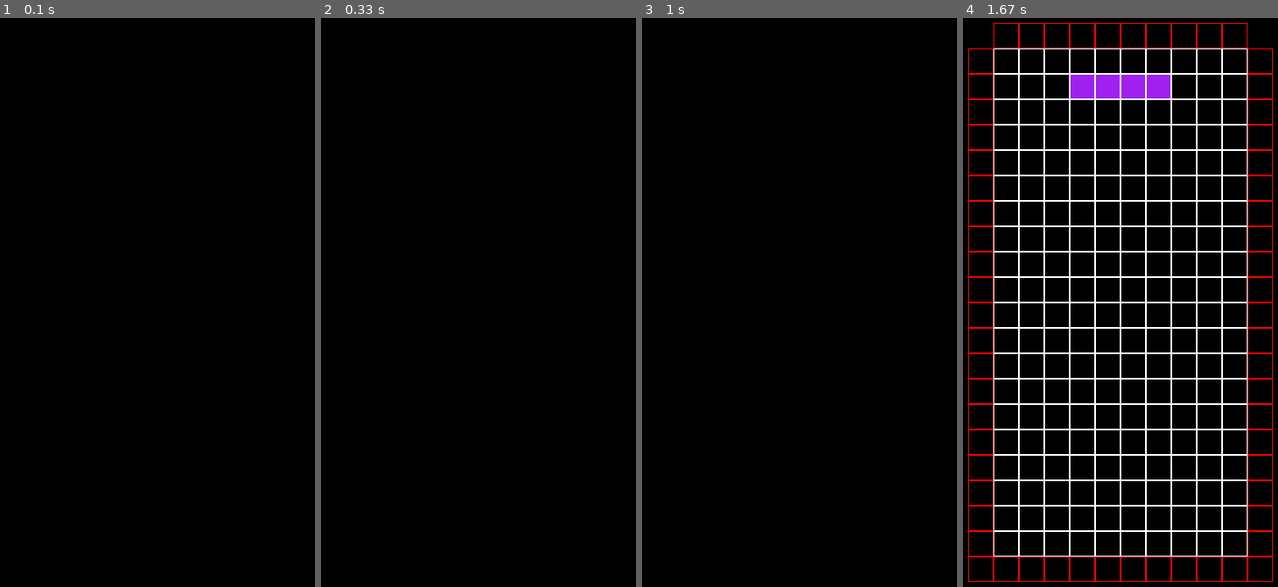
Above: before the commit, frames 1-4 (left to right).
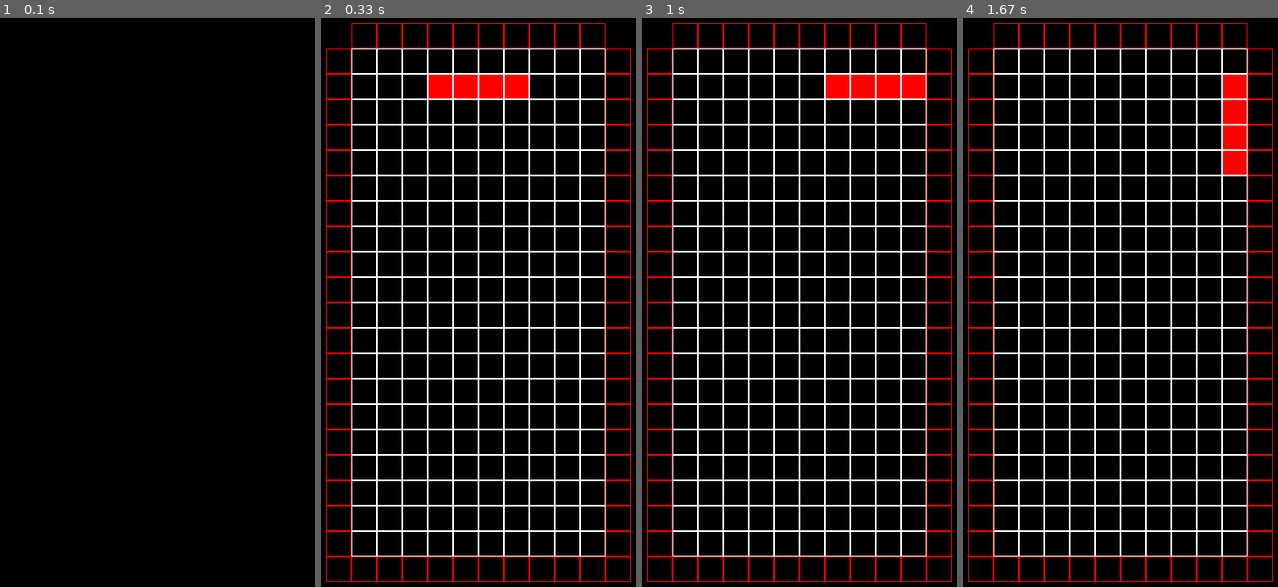
Above: after the commit, the same moments.

Repository: Kirill-Lekhov/tetris
Game: pygame game, started from Game.py
Same seed, same stepped clock (60 frames per second), same inputs: the game is played once before the commit and once after it.
Inputs:
- Up to frame 1 (0.1 s): no input
- Up to frame 2 (0.33 s): no input
- Up to frame 3 (1 s): hold Right 0.33-0.8 s; hold Up from 0.83 s (still down)
- Up to frame 4 (1.67 s): release Up at 1.13 s; hold Right 1.17-1.63 s

Frame 1 is identical in both runs. In frame 2, 13% of the frame differs, in the area x 1-99%, y 0-100%; in frame 3, 13%; in frame 4, 2.5%.

Commit message:
Added Pixels. Reworked the mechanics. Added interaction with shapes. The main frame is finished

Diff:
--- a/Game.py
+++ b/Game.py
@@ -1,6 +1,7 @@
 import pygame
 from random import choice
 import time
+import timeit
 
 
 running = True
@@ -10,17 +11,24 @@
 screen = pygame.display.set_mode(size)
 clock = pygame.time.Clock()
 
-TYPES = ['I', 'J', 'L', 'O', 'S', 'T', 'Z']
 COLORS = ['purple', 'red', 'green', 'blue', 'yellow']
-PIXELS = []
-STANDARD_ROTATE_J = [[[0, 4], [0, 5], [1, 4], [2, 4]], [[0, 3], [0, 4], [0, 5], [1, 5]],
-                     [[0, 5], [1, 5], [2, 5], [2, 4]], [[0, 3], [1, 3], [1, 4], [1, 5]]]
-STANDARD_ROTATE_L = [[[0, 4], [0, 5], [1, 5], [1, 6]], [[1, 3], [0, 3], [0, 4], [0, 5]],
-                     [[0, 4], [1, 4], [2, 4], [2, 5]], [[1, 3], [1, 4], [1, 5], [0, 5]]]
-STANDARD_ROTATE_S = [[[1, 3], [1, 4], [0, 4], [0, 5]], [[0, 4], [1, 4], [1, 5], [2, 5]]]
-STANDARD_ROTATE_T = [[[1, 3], [1, 4], [1, 5], [0, 4]], [[0, 4], [1, 4], [2, 4], [1, 5]],
-                     [[0, 3], [0, 4], [0, 5], [1, 4]], [[0, 5], [1, 5], [2, 5], [1, 4]]]
-STANDARD_ROTATE_Z = [[[0, 3], [0, 4], [1, 4], [1, 5]], [[0, 5], [1, 5], [1, 4], [2, 4]]]
+SHAPE = ['J', 'L', 'S', 'T', 'Z', 'I', 'O']
+TYPES = {'J': [[[0, 5], [1, 5], [2, 5], [2, 4]], [[0, 3], [1, 3], [1, 4], [1, 5]],
+               [[2, 4], [1, 4], [0, 4], [0, 5]], [[0, 3], [0, 4], [0, 5], [1, 5]]],
+         'L': [[[0, 4], [1, 4], [2, 4], [2, 5]], [[1, 3], [0, 3], [0, 4], [0, 5]],
+               [[0, 4], [0, 5], [1, 5], [2, 5]], [[1, 3], [1, 4], [1, 5], [0, 5]]],
+         'S': [[[1, 3], [1, 4], [0, 4], [0, 5]], [[0, 4], [1, 4], [1, 5], [2, 5]]],
+         'T': [[[1, 3], [1, 4], [1, 5], [0, 4]], [[0, 4], [1, 4], [2, 4], [1, 5]],
+               [[0, 3], [0, 4], [0, 5], [1, 4]], [[0, 5], [1, 5], [2, 5], [1, 4]]],
+         'Z': [[[0, 3], [0, 4], [1, 4], [1, 5]], [[0, 5], [1, 5], [1, 4], [2, 4]]],
+         'I': [[[0, 3], [0, 4], [0, 5], [0, 6]]],
+         'O': [[[0, 4], [0, 5], [1, 5], [1, 4]]]}
+
+
+def extreme_point(lists, direction):
+    ys = set(i[0][1] for i in lists)
+    dots = [(i, [k[0][0] for k in lists if k[0][1] == i]) for i in ys]
+    return [[i[0], max(i[1])] for i in dots] if direction == 1 else [[i[0], min(i[1])] for i in dots]
 
 
 class GUI:
@@ -128,111 +136,361 @@
 
 class Pixel:
     def __init__(self, coord, color):
-        self.coord = coord
+        self.x = coord[1]
+        self.y = coord[0]
         self.color = color
 
     def get_info(self):
-        return self.coord, self.color
-
-
-class Shape():
+        return (self.x, self.y), self.color
+
+    def move(self, new_coord):
+        self.x = new_coord[0]
+        self.y = new_coord[1]
+
+
+class Shapes:
     def __init__(self, typ):
+        self.move = True
+        self.color = choice(COLORS)
         self.typ = typ
-        self.color = pygame.Color(choice(COLORS))
-        self.move = True
-        if self.typ == 'O':
-            self.coords = [[0, 4], [0, 5], [1, 5], [1, 4]]
-        elif self.typ == 'I':
-            self.coords = [[0, 3], [0, 4], [0, 5], [0, 6]]
-        elif self.typ == 'J':
-            self.coords = choice(STANDARD_ROTATE_J)
-        elif self.typ == 'L':
-            self.coords = choice(STANDARD_ROTATE_L)
-        elif self.typ == 'S':
-            self.coords = choice(STANDARD_ROTATE_S)
-        elif self.typ == 'T':
-            self.coords = choice(STANDARD_ROTATE_T)
-        elif self.typ == 'Z':
-            self.coords = choice(STANDARD_ROTATE_Z)
-
-    def get_info(self):
-        return self.coords, self.color, self.move
-
-    def update_shape(self, board, direction=0):
-        new_coords, move = [], True
-        for i in self.coords:
-            if [i[0] + 1, i[1]] not in self.coords:
-                if board[i[0] + 1][i[1]][0] == 1:
-                    move = False
+        self.status = choice(TYPES[self.typ])
+        self.position = TYPES[self.typ].index(self.status)
+        self.pixels = [Pixel(i, self.color) for i in self.status]
+
+    def update(self, board):
+        if self.move:
+            for i in self.pixels:
+                x, y = i.get_info()[0]
+                if board[y + 1][x][0] == 1:
                     self.move = False
                     break
-        if move:
-            for i in self.coords:
-                new_coords.append([i[0] + 1, i[1]])
-            self.coords = [i[:] for i in new_coords]
-
-    def destroy(self):
-        global PIXELS
-
-        for i in self.coords:
-            PIXELS.append((i, self.color))
+
+        if self.move:
+            for i in self.pixels:
+                x, y = i.get_info()[0]
+                i.move((x, y + 1))
+
+        return not self.move
+
+    def move_sides(self, board, direction=0):
+        left_f = direction == -1
+        right_f = direction == 1
+
+        if direction == 1:
+            extreme_dot = extreme_point([i.get_info() for i in self.pixels], direction)
+            for i in extreme_dot:
+                if i[1] + 1 >= len(board[0]):
+                    right_f = False
+                    break
+                if board[i[0]][i[1] + 1][0] == 1:
+                    right_f = False
+
+        elif direction == -1:
+            extreme_dot = extreme_point([i.get_info() for i in self.pixels], direction)
+            for i in extreme_dot:
+                if i[1] - 1 < 0:
+                    left_f = False
+                    break
+                if board[i[0]][i[1] - 1][0] == 1:
+                    left_f = False
+
+        if right_f:
+            for i in self.pixels:
+                x, y = i.get_info()[0]
+                i.move((x + 1, y))
+
+        if left_f:
+            for i in self.pixels:
+                x, y = i.get_info()[0]
+                i.move((x - 1, y))
+
+    def rotate(self, board):
+        if not self.move:
+            return
+        if self.typ == 'O':
+            return
+        elif self.typ == 'Z':
+            center = self.pixels[2].get_info()[0]
+            try:
+                if center[0] - 1 < 0: raise IndexError
+                if self.position == 0:
+                    if board[center[1] - 1][center[0] + 1][0] == 0 and board[center[1] - 1][center[0]][0] == 0:
+                        self.pixels[0].move((center[0], center[1] + 1))
+                        self.pixels[1].move((center[0] + 1, center[1] - 1))
+                        self.pixels = [self.pixels[1], self.pixels[3], self.pixels[2], self.pixels[0]]
+                        self.position = 1
+
+                elif self.position == 1:
+                    if board[center[1] - 1][center[0] - 1][0] == 0 and board[center[1] - 1][center[0]][0] == 0:
+                        self.pixels[0].move((center[0], center[1] - 1))
+                        self.pixels[3].move((center[0] - 1, center[1] - 1))
+                        self.pixels = [self.pixels[3], self.pixels[0], self.pixels[2], self.pixels[1]]
+                        self.position = 0
+            except IndexError:
+                return
+        elif self.typ == 'S':
+            center = self.pixels[1].get_info()[0]
+            try:
+                if center[0] - 1 < 0: raise IndexError
+                if self.position == 0:
+                    if board[center[1] + 1][center[0] + 1][0] == 0 and board[center[1]][center[0] + 1][0] == 0:
+                        self.pixels[0].move((center[0] + 1, center[1] + 1))
+                        self.pixels[3].move((center[0] + 1, center[1]))
+                        self.pixels = [self.pixels[2], self.pixels[1], self.pixels[3], self.pixels[0]]
+                        self.position = 1
+
+                elif self.position == 1:
+                    if board[center[1] - 1][center[0] + 1][0] == 0 and board[center[1]][center[0] - 1][0] == 0:
+                        self.pixels[2].move((center[0] - 1, center[1]))
+                        self.pixels[3].move((center[0] + 1, center[1] - 1))
+                        self.pixels = [self.pixels[2], self.pixels[1], self.pixels[0], self.pixels[3]]
+                        self.position = 0
+            except IndexError:
+                return
+        elif self.typ == 'I':
+            try:
+                center = self.pixels[1].get_info()[0]
+                if center[0] - 1 < 0: raise IndexError
+                if self.position == 0:
+                    if board[center[1] - 1][center[0]][0] == 0 and board[center[1] + 1][center[0]][0] == 0 \
+                            and board[center[1] + 2][center[0]][0] == 0:
+                        self.pixels[0].move((center[0], center[1] - 1))
+                        self.pixels[2].move((center[0], center[1] + 1))
+                        self.pixels[3].move((center[0], center[1] + 2))
+                        self.position = 1
+                elif self.position == 1:
+                    if board[center[1]][center[0] - 1][0] == 0 and board[center[1]][center[0] + 1][0] == 0 \
+                            and board[center[1]][center[0] + 2][0] == 0:
+                        self.pixels[0].move((center[0] - 1, center[1]))
+                        self.pixels[2].move((center[0] + 1, center[1]))
+                        self.pixels[3].move((center[0] + 2, center[1]))
+                        self.position = 0
+            except IndexError:
+                return
+        elif self.typ == 'L':
+            try:
+                center = self.pixels[1 if self.position == 0 or self.position == 3 else 2].get_info()[0]
+                if center[0] - 1 < 0: raise IndexError
+                if self.position == 0:
+                    if board[center[1]][center[0] + 1][0] == 0 and board[center[1]][center[0] - 1][0] == 0 and \
+                            board[center[1] + 1][center[0] - 1][0] == 0:
+                        self.pixels[0].move((center[0] + 1, center[1]))
+                        self.pixels[2].move((center[0] - 1, center[1]))
+                        self.pixels[3].move((center[0] - 1, center[1] + 1))
+                        self.pixels = [self.pixels[3], self.pixels[2], self.pixels[1], self.pixels[0]]
+                        self.position = 1
+
+                elif self.position == 1:
+                    if board[center[1] - 1][center[0]][0] == 0 and board[center[1] - 1][center[0] - 1][0] == 0 and \
+                            board[center[1] + 1][center[0]][0] == 0:
+                        self.pixels[0].move((center[0] - 1, center[1] - 1))
+                        self.pixels[1].move((center[0], center[1] - 1))
+                        self.pixels[3].move((center[0], center[1] + 1))
+                        self.pixels = [self.pixels[0], self.pixels[3], self.pixels[2], self.pixels[1]]
+                        self.position = 2
+
+                elif self.position == 2:
+                    if board[center[1]][center[0] + 1][0] == 0 and board[center[1] - 1][center[0] + 1][0] == 0 and \
+                            board[center[1]][center[0] - 1][0] == 0:
+                        self.pixels[0].move((center[0] + 1, center[1] - 1))
+                        self.pixels[1].move((center[0] + 1, center[1]))
+                        self.pixels[3].move((center[0] - 1, center[1]))
+                        self.pixels = [self.pixels[3], self.pixels[2], self.pixels[1], self.pixels[0]]
+                        self.position = 3
+
+                elif self.position == 3:
+                    if board[center[1] + 1][center[0]][0] == 0 and board[center[1] - 1][center[0]][0] == 0 and \
+                            board[center[1] + 1][center[0] + 1][0] == 0:
+                        self.pixels[0].move((center[0], center[1] - 1))
+                        self.pixels[2].move((center[0], center[1] + 1))
+                        self.pixels[3].move((center[0] + 1, center[1] + 1))
+                        self.position = 0
+            except IndexError:
+                return
+        elif self.typ == 'J':
+            try:
+                center = self.pixels[2 if self.position == 1 else 1].get_info()[0]
+                if center[0] - 1 < 0: raise IndexError
+                if self.position == 0:
+                    if board[center[1]][center[0] - 1][0] == 0 and board[center[1]][center[0] + 1][0] == 0 and \
+                            board[center[1] - 1][center[0] - 1][0] == 0:
+                        self.pixels[0].move((center[0] + 1, center[1]))
+                        self.pixels[2].move((center[0] - 1, center[1]))
+                        self.pixels[3].move((center[0] - 1, center[1] - 1))
+                        self.pixels = [self.pixels[3], self.pixels[2], self.pixels[1], self.pixels[0]]
+                        self.position = 1
+                elif self.position == 1:
+                    if board[center[1] - 1][center[0]][0] == 0 and board[center[1] - 1][center[0] + 1][0] == 0 and \
+                            board[center[1] + 1][center[0]][0] == 0:
+                        self.pixels[0].move((center[0] + 1, center[1] - 1))
+                        self.pixels[1].move((center[0], center[1] - 1))
+                        self.pixels[3].move((center[0], center[1] + 1))
+                        self.pixels = [self.pixels[3], self.pixels[2], self.pixels[1], self.pixels[0]]
+                        self.position = 2
+                elif self.position == 2:
+                    if board[center[1]][center[0] - 1][0] == 0 and board[center[1]][center[0] + 1][0] == 0 and \
+                            board[center[1] + 1][center[0] + 1][0] == 0:
+                        self.pixels[0].move((center[0] - 1, center[1]))
+                        self.pixels[2].move((center[0] + 1, center[1]))
+                        self.pixels[3].move((center[0] + 1, center[1] + 1))
+                        self.position = 3
+                elif self.position == 3:
+                    if board[center[1] - 1][center[0]][0] == 0 and board[center[1] + 1][center[0]][0] == 0 and \
+                            board[center[1] + 1][center[0] - 1][0] == 0:
+                        self.pixels[0].move((center[0], center[1] - 1))
+                        self.pixels[2].move((center[0], center[1] + 1))
+                        self.pixels[3].move((center[0] - 1, center[1] + 1))
+                        self.position = 0
+            except IndexError:
+                return
+        elif self.typ == 'T':
+            try:
+                center = self.pixels[1].get_info()[0]
+                if center[0] - 1 < 0: raise IndexError
+                if self.position == 0:
+                    if board[center[1] + 1][center[0]][0] == 0:
+                        self.pixels[0].move((center[0], center[1] + 1))
+                        self.pixels = [self.pixels[3], self.pixels[1], self.pixels[0], self.pixels[2]]
+                        self.position = 1
+
+                elif self.position == 1:
+                    if board[center[1]][center[0] - 1][0] == 0:
+                        self.pixels[0].move((center[0] - 1, center[1]))
+                        self.pixels = [self.pixels[0], self.pixels[1], self.pixels[3], self.pixels[2]]
+                        self.position = 2
+
+                elif self.position == 2:
+                    if board[center[1] - 1][center[0]][0] == 0:
+                        self.pixels[2].move((center[0], center[1] - 1))
+                        self.pixels = [self.pixels[2], self.pixels[1], self.pixels[3], self.pixels[0]]
+                        self.position = 3
+
+                elif self.position == 3:
+                    if board[center[1]][center[0] + 1][0] == 0:
+                        self.pixels[2].move((center[0] + 1, center[1]))
+                        self.pixels = [self.pixels[3], self.pixels[1], self.pixels[2], self.pixels[0]]
+                        self.position = 0
+            except IndexError:
+                return
+
+    def get_info(self):
+        return self.pixels, self.color, self.move
 
 
 class Game(Board):
     def __init__(self):
         super().__init__()
         self.play = True
-        self.shapes = []
-        self.speed = [1, False]
-
-    def update(self, new_shape=None):
+        self.shape = Shapes(choice(SHAPE))
+        self.speed = [False, [10, 0.1]]
+        self.next_shape = Shapes(choice(SHAPE))
+        self.pixels = self.shape.get_info()[0]
+        self.statick_pixels = []
+        self.overturn = False
+
+        for pixel in self.pixels:
+            x, y = pixel.get_info()[0]
+            color = pixel.get_info()[1]
+            self.board[y][x] = [1, pygame.Color(color)]
+
+    def clear_board(self):
         self.board = [[(0, pygame.Color('black')) for i in range(self.width)] for k in range(self.height)]
         self.board[-1] = [(1, pygame.Color('black')) for i in range(self.width)]
 
-        for shape in self.shapes:
-            coords, color, move = shape.get_info()
-            shape.update_shape(self.board)
-
-            for i in coords:
-                self.board[i[0]][i[1]] = (1, color)
-
-        if new_shape is not None:
-            self.shapes.append(new_shape)
-
-        if all([not i.get_info()[-1] for i in self.shapes]):
-            self.shapes.append(Shape(choice(TYPES)))
-
-        # print(all([not i.get_info()[-1] for i in self.shapes]))
-        #
-        # print(self.shapes)
-
-    def get_shapes(self):
-        return self.shapes
-
-    def get_event(self, event):
-        if event.type == pygame.KEYDOWN and event.key == 273:
-            self.speed[1] = True
-        elif event.type == pygame.KEYUP and event.key == 273:
-            self.speed[1] = False
+    def update_board(self):
+        for pixel in self.pixels + self.statick_pixels:
+            x, y = pixel.get_info()[0]
+            color = pixel.get_info()[1]
+            self.board[y][x] = (1, pygame.Color(color))
+
+    def game_over(self):
+        self.__init__()
+
+    def update(self, screen):
+        self.clear_board()
+
+        for pixel in self.statick_pixels:
+            x, y = pixel.get_info()[0]
+            color = pixel.get_info()[1]
+            self.board[y][x] = (1, pygame.Color(color))
+
+        if self.shape.update(self.board):
+            self.statick_pixels += self.pixels[:]
+            self.shape = self.next_shape
+
+            for i in self.shape.get_info()[0]:
+                x, y = i.get_info()[0]
+                if self.board[y][x][0] == 1:
+                    self.game_over()
+
+            self.next_shape = Shapes(choice(SHAPE))
+            self.pixels = self.shape.get_info()[0]
+
+        # pygame.key.get_pressed()[276], pygame.key.get_pressed()[273],
+        # pygame.key.get_pressed()[274], pygame.key.get_pressed()[275]
+
+        self.update_board()
+        self.render(screen)
+
+    def move_shape(self, screen):
+        self.clear_board()
+        for pixel in self.statick_pixels:
+            x, y = pixel.get_info()[0]
+            color = pixel.get_info()[1]
+            self.board[y][x] = (1, pygame.Color(color))
+
+        self.shape.move_sides(self.board,
+                              pygame.key.get_pressed()[275] - pygame.key.get_pressed()[276])
+
+        if self.overturn and not bool(pygame.key.get_pressed()[273]):
+            self.shape.rotate(self.board)
+            self.overturn = not self.overturn
+
+        if pygame.key.get_pressed()[273]: self.overturn = not self.overturn
+
+        while True:
+            n = 0
+            while n != len(self.board[:-1]):
+                if all(map(lambda x: bool(x[0]), self.board[n])):
+                    self.statick_pixels = list(filter(lambda x: x.get_info()[0][1] != n, self.statick_pixels))
+                    for i in self.statick_pixels:
+                        x, y = i.get_info()[0]
+                        if y < n:
+                            i.move((x, y + 1))
+                n += 1
+            break
+
+        self.update_board()
+        self.render(screen)
+        clock.tick(10)
 
     def get_speed(self):
-        return 15 if self.speed[1] else self.speed[0]
+        return self.speed[0], self.speed[1][1] if self.speed[0] else self.speed[1][0]
+
+    def change_speed(self, value):
+        self.speed[0] = bool(value)
 
 
 gui = GUI()
-gui.add_element(Game())
-gui.update(Shape(choice(TYPES)))
+GAME = Game()
+gui.add_element(GAME)
+gui.render(screen)
+N = 0
 
 while running:
     screen.fill((0, 0, 0))
     for event in pygame.event.get():
         if event.type == pygame.QUIT:
             running = False
-        gui.get_event(event)
-
-    gui.render(screen)
-    gui.update()
-
-    clock.tick(gui.get_speed())
-
+        GAME.change_speed(pygame.key.get_pressed()[274])
+
+    GAME.move_shape(screen)
+
+    if not GAME.get_speed()[0]:
+        if int(N % GAME.get_speed()[1]) == 0:
+            gui.update(screen)
+    else:
+        gui.update(screen)
+
+    N += 1
     pygame.display.flip()
